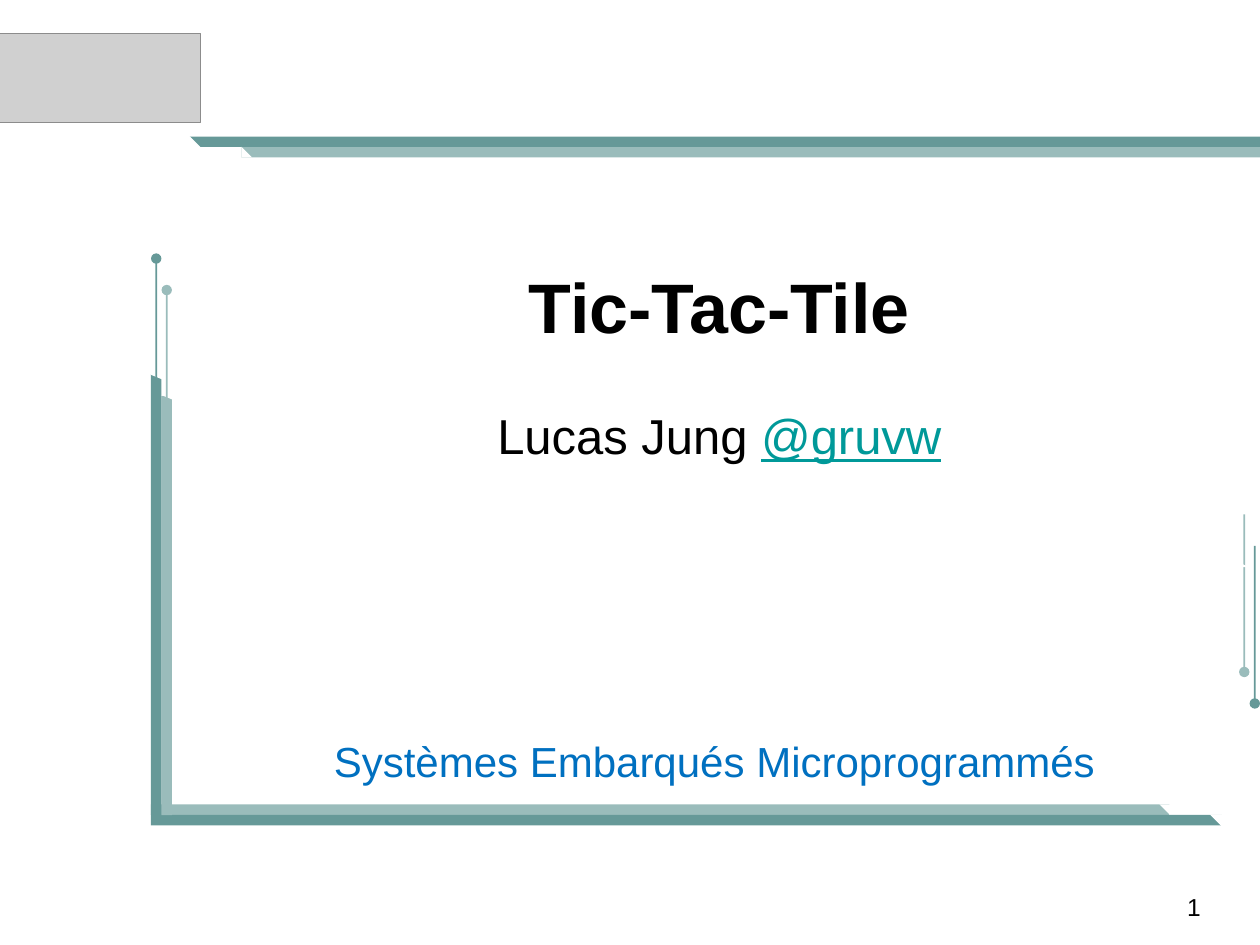
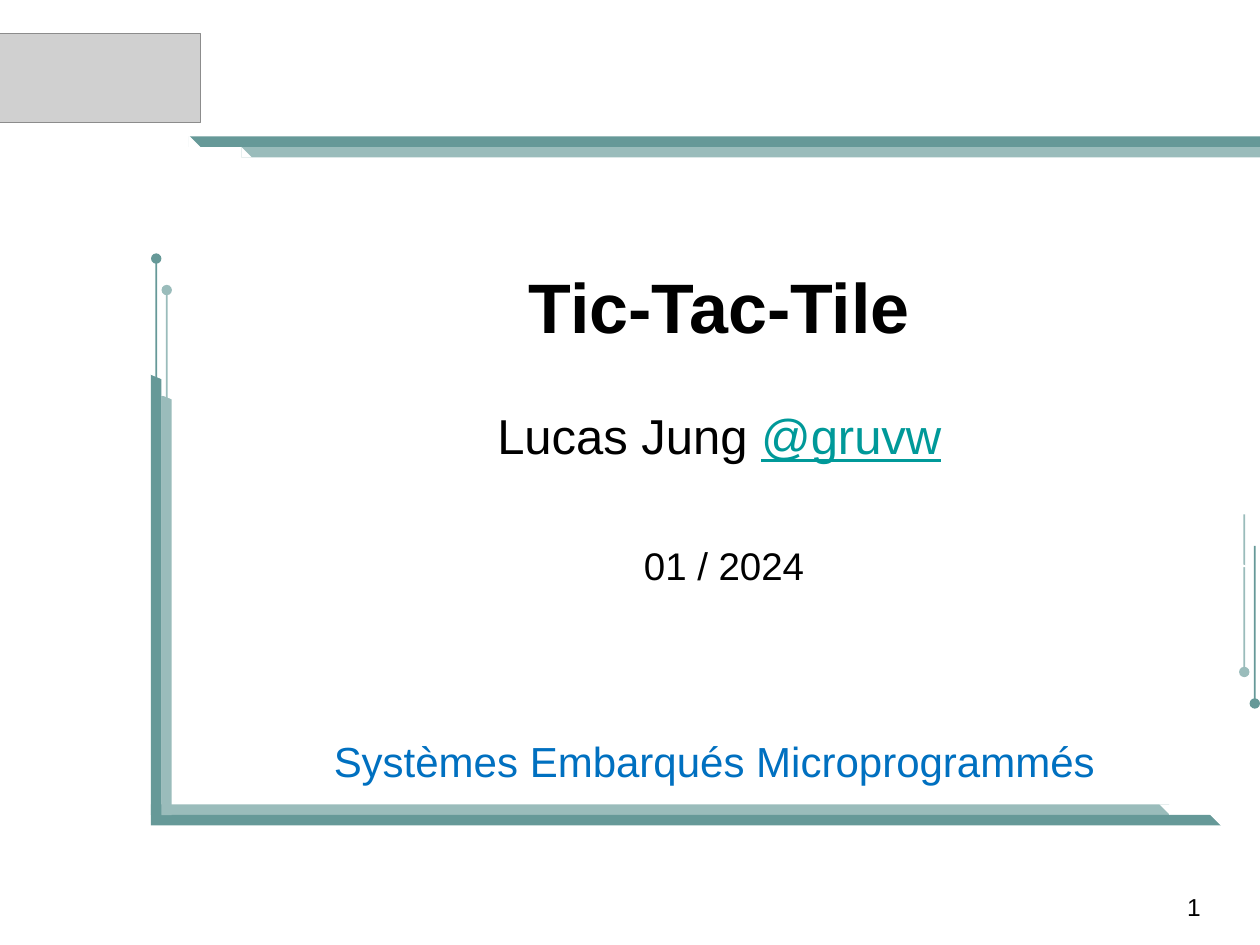
Before and after one commit to gruvw/epfl-nds-game, a slide deck: slide 1 of project/tic-tac-tile.pptx. Drawn at 1260x945 pixels with LibreOffice and Linux fonts; fonts in the diff are those of the drawing; grey boxes stand for pictures; background and template pictures are left out. Boxes give left, top, right and bottom in pixels: in the first picture for what was removed or moved away, otherwise in the second. Text is boxed around its words. In the diff, an @@ line names an element or a change of style, - is before the commit and + after.

```diff
--- a/project/tic-tac-tile.pptx
+++ b/project/tic-tac-tile.pptx
@@ text added at [644, 553, 804, 581], 22 pt, text #000000 @@
+01 / 2024
```
Also in this commit, not shown: 2 other slides changed, 1 slide added, 1 slide removed, 1 other file.
